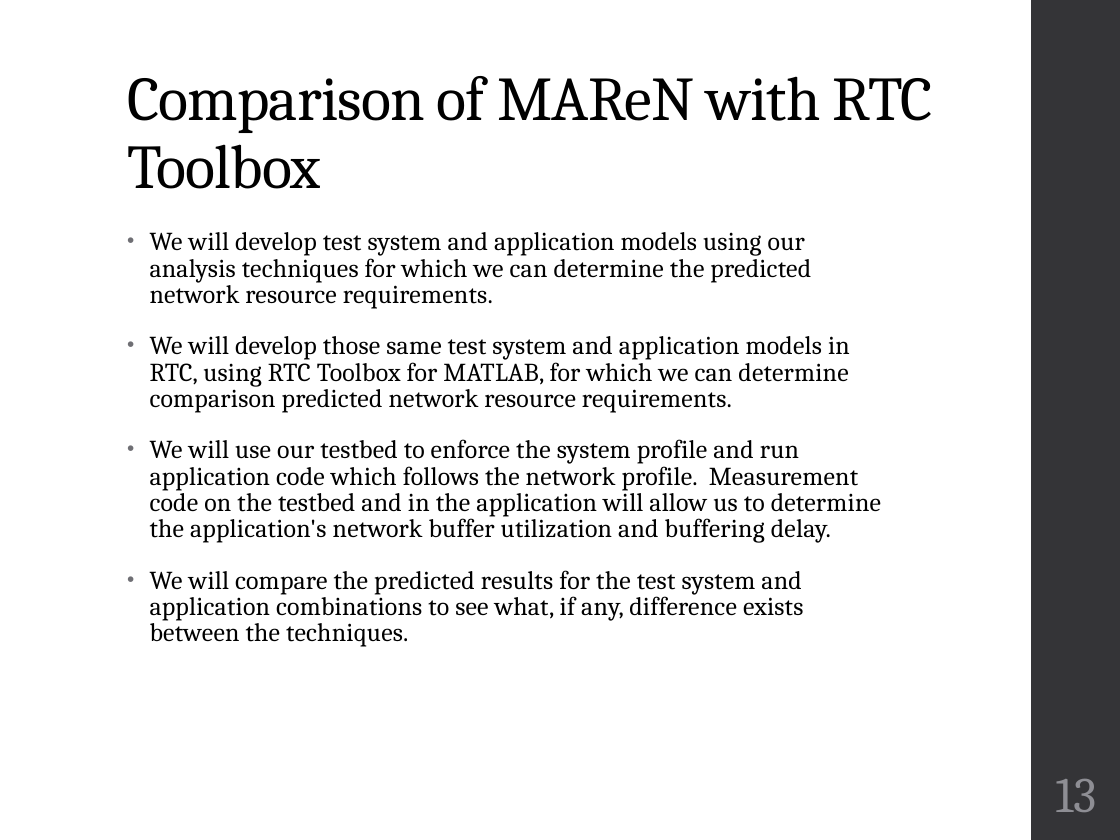
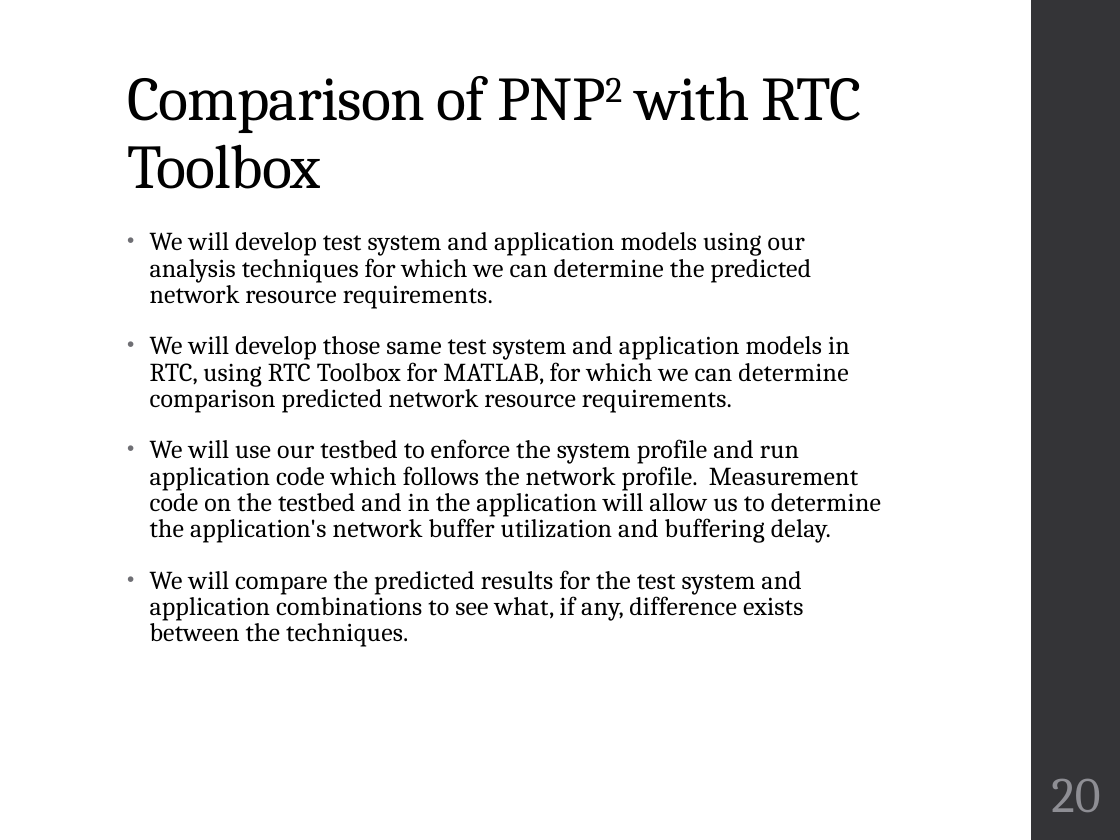
Before and after one commit to finger563/cbsat, a slide deck: slide 20 of thesis/Defense.pptx (slide 13 before the commit). Drawn at 1120x840 pixels with LibreOffice and Linux fonts; fonts in the diff are those of the drawing. Boxes give left, top, right and bottom in pixels: in the first picture for what was removed or moved away, otherwise in the second. Text is boxed around its words. In the diff, an @@ line names an element or a change of style, - is before the commit and + after.

```diff
--- a/thesis/Defense.pptx
+++ b/thesis/Defense.pptx
@@ title at bbox=[127, 76, 863, 189]: text changed @@
-Comparison of MAReN with RTC Toolbox
+Comparison of PNP2 with RTC Toolbox
@@ page number at bbox=[1051, 779, 1100, 812]: text changed @@
-13
+20
```
Also in this commit, not shown: 4 other slides changed, 7 slides added.
